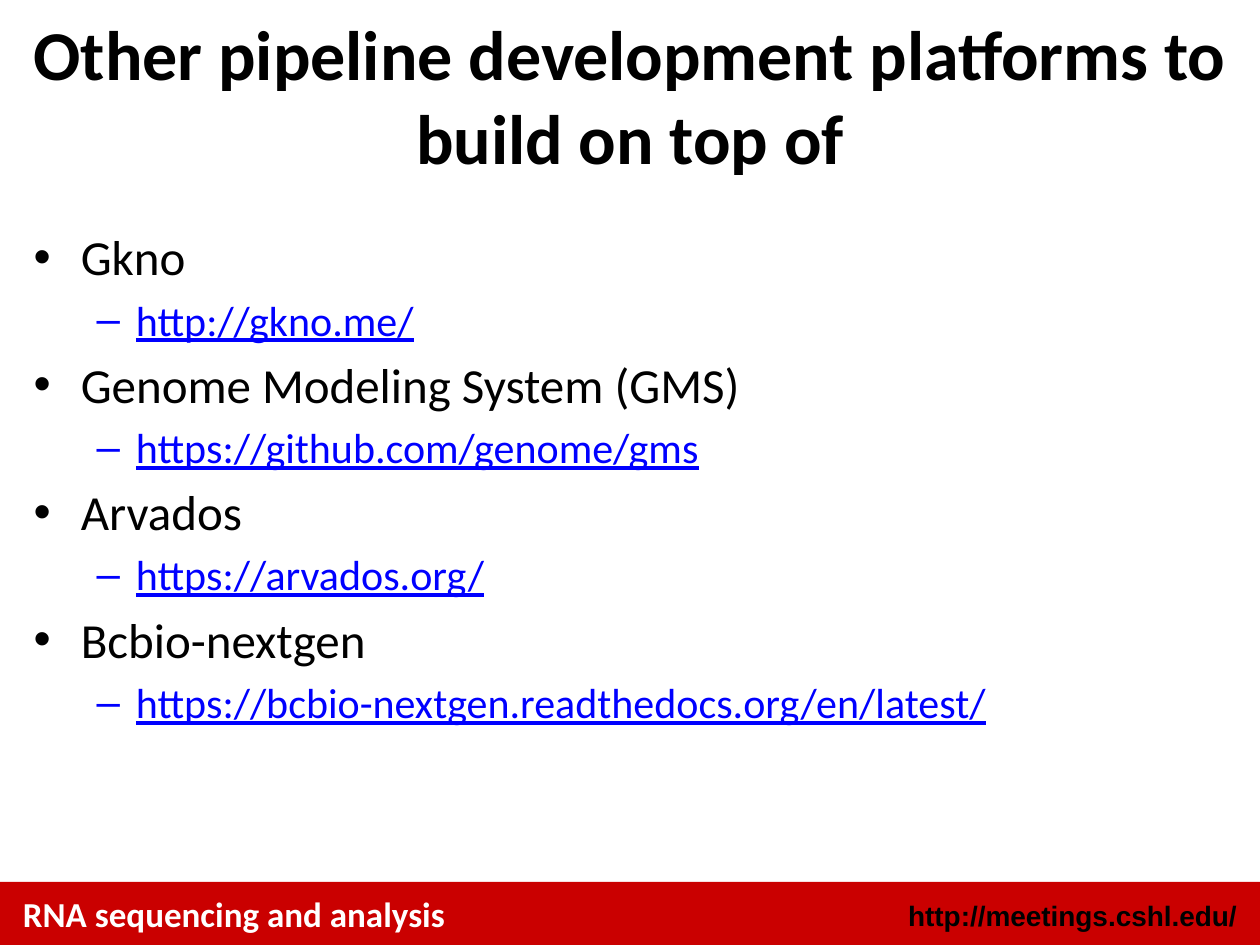
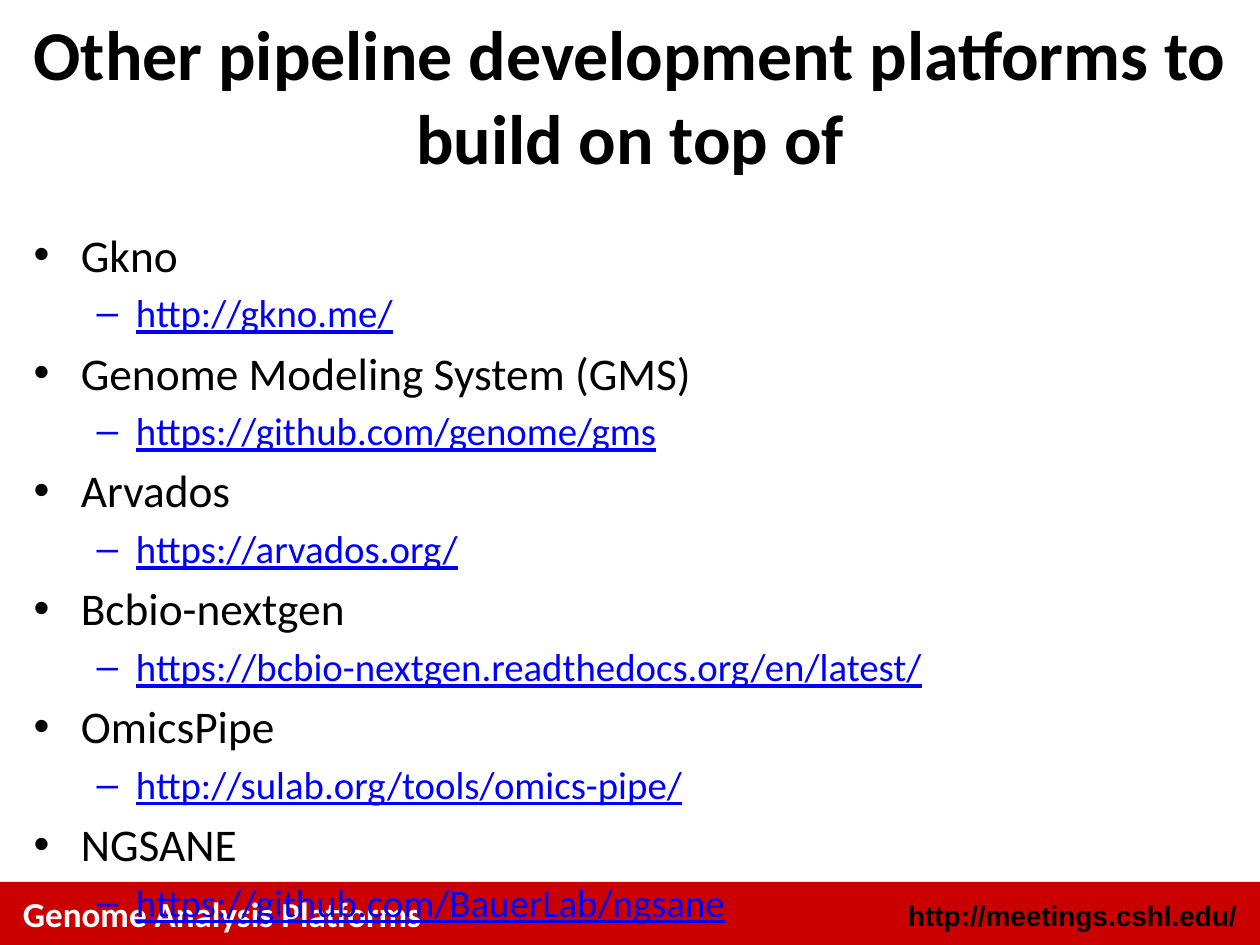
Before and after one commit to griffithlab/rnaseq_tutorial_wiki, a slide deck: slide 17 of LectureFiles/cshl/2014/GenomeAnalysisPlatforms.pptx (slide 18 before the commit). Drawn at 1260x945 pixels with LibreOffice and Linux fonts; fonts in the diff are those of the drawing. Boxes give left, top, right and bottom in pixels: in the first picture for what was removed or moved away, otherwise in the second. Text is boxed around its words. In the diff, an @@ line names an element or a change of style, - is before the commit and + after.

```diff
--- a/LectureFiles/cshl/2014/GenomeAnalysisPlatforms.pptx
+++ b/LectureFiles/cshl/2014/GenomeAnalysisPlatforms.pptx
@@ text at box(81, 240, 921, 688): size 28 to 25.9 pt in "Gkno", "Genome Modeling System (GMS)", "Arvados", "Bcbio-nextgen"; size 24 to 22.2 pt in "http://gkno.me/", "https://github.com/genome/gms", "https://arvados.org/", "https://bcbio-nextgen.readthedocs.org/en/latest/" @@
@@ text at box(81, 712, 725, 926): paragraphs added @@
+• OmicsPipe
+  – http://sulab.org/tools/omics-pipe/
+• NGSANE
+  – https://github.com/BauerLab/ngsane
@@ text at box(23, 898, 421, 936): text changed @@
-RNA sequencing and analysis
+Genome Analysis Platforms
```
Also in this commit, not shown: 14 other slides changed, 1 slide added, 2 slides removed.
